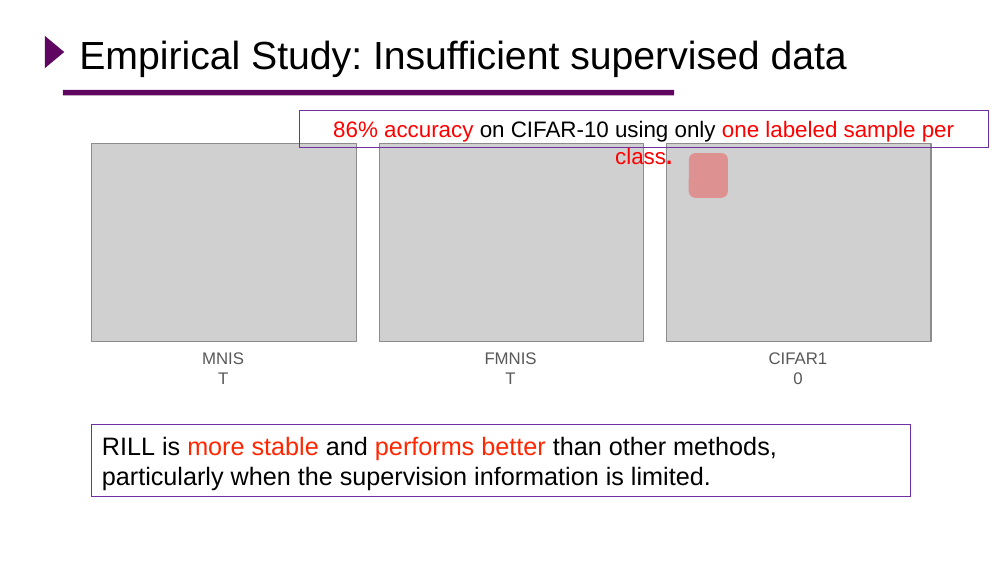
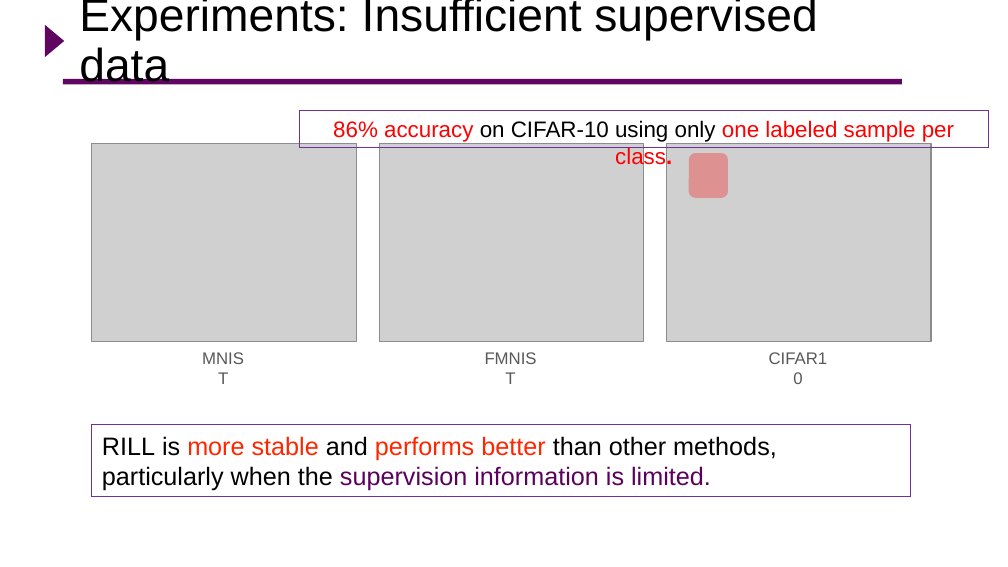
Before and after one commit to Hao-Yuan-He/Hao-Yuan-He.github.io, a slide deck: slide 14 of assets/pdf/rill_oral.pptx (slide 21 before the commit). Drawn at 1008x567 pixels with LibreOffice and Linux fonts; fonts in the diff are those of the drawing; grey boxes stand for pictures; background and template pictures are left out. Boxes give left, top, right and bottom in pixels: in the first picture for what was removed or moved away, otherwise in the second. Text is boxed around its words. In the diff, an @@ line names an element or a change of style, - is before the commit and + after.

Commit message:
[update slides  of RILL]

```diff
--- a/assets/pdf/rill_oral.pptx
+++ b/assets/pdf/rill_oral.pptx
@@ triangle: place and size @@
-triangle at (45,36,64,68)
+triangle at (45,25,64,57)
@@ title at (79,0,817,85): text changed; size 28 to 33 pt @@
-Empirical Study: Insufficient supervised data
+Experiments: Insufficient supervised data
@@ line moved from (62, 93) - (674, 93) to (62, 82) - (902, 82) @@
@@ rectangle "RILL is more stable and ..." at (92,424,910,496): text colour #000000 to #5B005D in "supervision information is limited." @@
```
Also in this commit, not shown: 13 other slides changed, 2 slides added, 8 slides removed.
